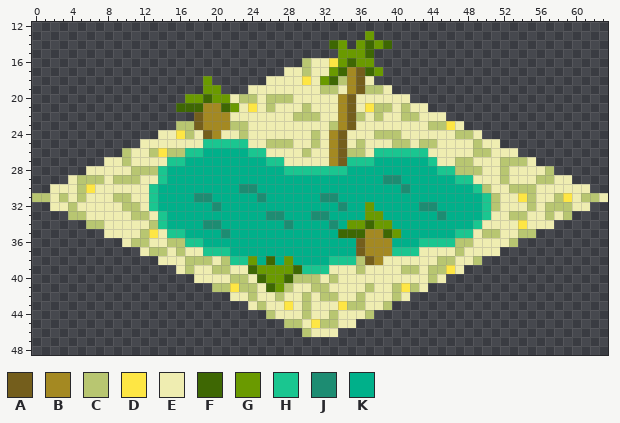
Edited in one commit: pixel-art sprite (Assets/Art/Tiles/Oasis.png). The picture above was drawn from the file before the commit.
The file is 64x64 pixels. Shown: x 0..63, y 12..48.
Palette (. is transparent): A #745e1c  B #a48922  C #b8c671  D #fee644  E #efedb1  F #3e6703  G #6a9a00  H #1ac690  J #1d8c72  K #00b08a
Pixels before, first column x 0:
13 .....................................G..........................
14 .................................FG.GFGF........................
15 ..................................GGGF..........................
16 ..............................CEEDGFGG..........................
17 ............................EECEEGFBAFG.........................
18 ...................G......EEEEDEGFCBAE..........................
19 ...................GG...EEEEEEEECCEBACCE........................
20 .................GGFGGECCECCCEEEEEBAEEEEEE......................
21 ................FFFBBFGEDECEEECEEEBAEDCCECEE....................
22 ..................ABBBEEEEEEECCCEEBACECEECCEEE..................
23 ................CCABBBCCEEEEEEEEECBAEEEEEEEECCDE................
24 ..............EEDCEABEECEEEEEEECEBAEEECCCEEEEEECCE..............
25 ............EEEEEEEHHHHHEECCCEECEBAECEEECCECCEEEECEE............
26 ..........CEECDCCHHKKKKKHHEEEECEEBACCEHHHHHHEEEEECCEEE..........
27 ........EECEEEEHHKKKKKKKKKHHEEEEEBAHHHKKKKKKHEECCEEECCCE........
28 ......EEEEECCCHKKKKKKKKKKKKKHHHHHHHKKKKKKKKKKHHCCCEECEEEEC......
29 ....ECCCECCCEEHKKKKKKKKKKKKKKKKKKKKKKKKJJKKKKKKHHEEECEEECCEE....
30 ..EEECDEEEEEEHKKKKKKKKKJJKKKKKKKKKKKKKKKKJKKKKKKKHCEECCCEEEEEE..
31 CCECECEEECCEEHKKKKJJKKKKKJKKKKKKJJKKKKKKKKKKKKKKKKHCEEDCEECDECCE
32 ..EECEEEEECCEHKKKKKKJKKKKKKKKKKKKKJKKGKKKKKJJKKKKKHCEEECECCCEE..
33 ....CCEEEEECCEHKKKKKKKKKKKJJKKKJJKKKKGGKKKKKKJKKKKHEECCEECEC....
34 ......CCEEEEECHKKKKJJKKKKKKKJKKKKJKGGFGGKKKKKKKKKHEEEEDEEE......
35 ........EEEECDEHHKKKKJKKKKKKKKKKKKFFFBBFGKKKKKKHHECCEECC........
36 ..........ECCEECCHHKKKKKKKKKKKKKKKKKABBBKKKHHHHCCEEEEC..........
37 ............ECCECEEHHHKKKKKKKKKKKKKKABBBHHHEEEECEEEE............
38 ..............EEECCCECHHGKFKGKKKKHHHCABEEEEEECCEEC..............
39 ................ECEECCEEFGGGGFHHHEEECEEEECCECCDE................
40 ..................EEEECCEFGGFCCCECEEEEEEEEEECE..................
41 ....................CCDCCEFGCEECCEEEECEECDCE....................
42 ......................EECEECEECECCEECEEECE......................
43 ........................ECEEDECEEEDCCEEC........................
44 ..........................CEEECEECEEEC..........................
45 ............................CCEDCCEE............................
46 ..............................CEEE..............................
The same view after the edit:
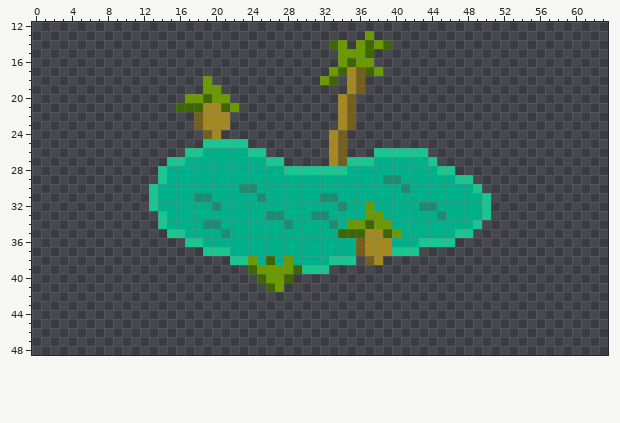
Change:
Changed rows in their new state; - is an unchanged pixel.
first column x 0:
16 ------------------------------....------------------------------
17 ----------------------------.....-------------------------------
18 --------------------------......--.--.--------------------------
19 ------------------------...........--...------------------------
20 ----------------------............--......----------------------
21 -----------------------...........--........--------------------
22 ----------------------............--..........------------------
23 ----------------..----............--............----------------
24 --------------.....--............--...............--------------
25 ------------.......-----.........--.................------------
26 ----------.......---------.......--...------..........----------
27 --------.......-------------.....------------...........--------
28 ------........---------------------------------...........------
29 ----..........-----------------------------------...........----
30 --...........-------------------------------------............--
31 .............--------------------------------------.............
32 --...........--------------------------------------...........--
33 ----..........-------------------------------------.........----
34 ------........------------------------------------........------
35 --------.......----------------------------------.......--------
36 ----------.......------------------------------.......----------
37 ------------.......------------------------.........------------
38 --------------........--------------.--...........--------------
39 ----------------........---------...............----------------
40 ------------------.......----.................------------------
41 --------------------......--................--------------------
42 ----------------------....................----------------------
43 ------------------------................------------------------
44 --------------------------............--------------------------
45 ----------------------------........----------------------------
46 ------------------------------....------------------------------
